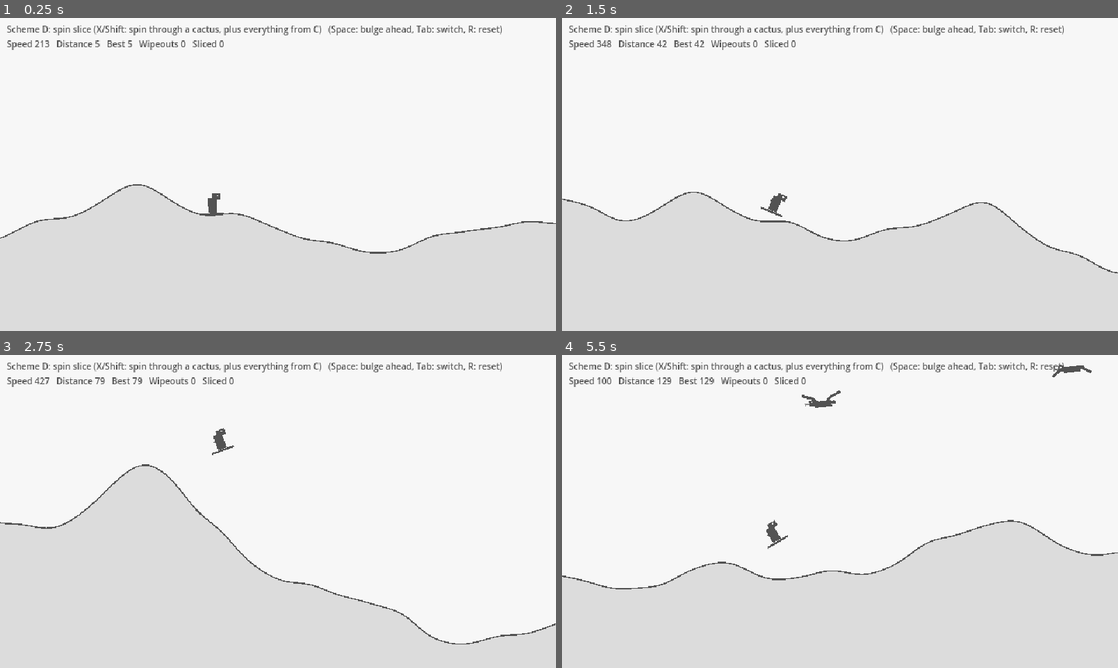
Above: before the commit, frames 1-4 (two rows, left to right).
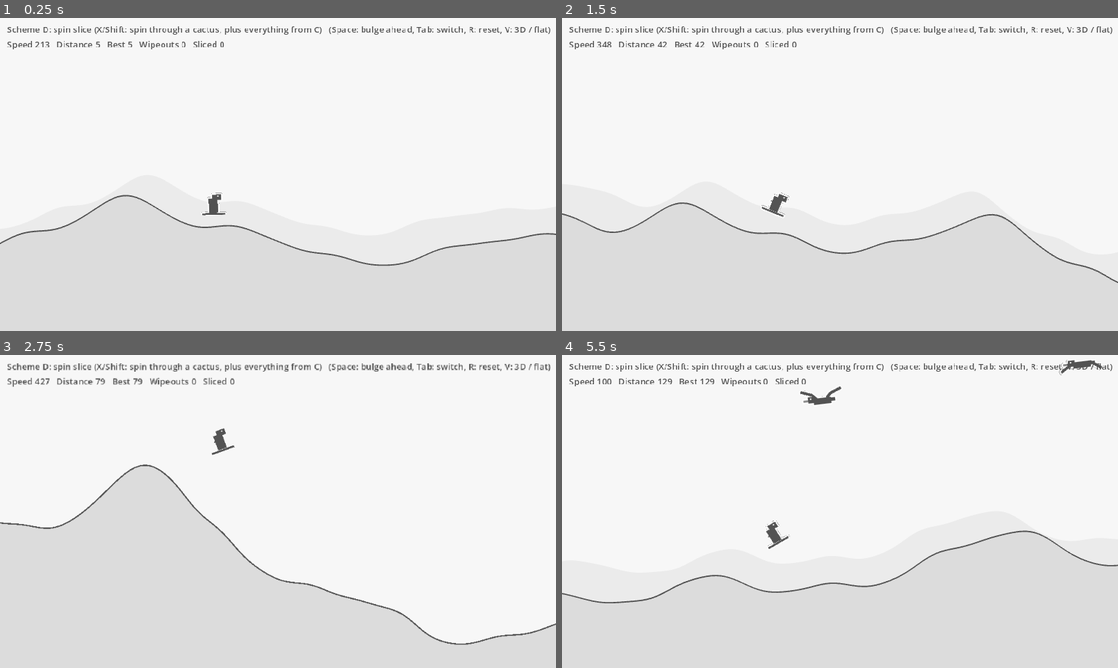
Above: after the commit, the same moments.

Repository: weitingyen168/dino-surf
Game: Godot game, scene res://scenes/main.tscn
Two runs of this game, one before a commit and one after it. Both use one fixed random seed, a clock stepped at 60 frames per second and the inputs below.
Inputs (mouse positions are in pixels of both pictures, inside the frame that each line leads up to):
- Up to frame 1 (0.25 s): no input
- Up to frame 2 (1.5 s): tap Enter at 0.5 s; move the mouse to (962, 158) at 0.52 s; hold D 0.53-1.25 s; hold Space (bulge) 0.53-1.25 s; click (962, 158) at 0.67 s; tap X (spin) at 0.8 s; drag from (728, 190) to (812, 237) at 1.27 s
- Up to frame 3 (2.75 s): move the mouse to (333, 442) at 2.02 s; hold D from 2.03 s (still down); hold Up (surf) from 2.03 s (still down); tap V at 2.3 s
- Up to frame 4 (5.5 s): release D at 2.75 s; release Up (surf) at 2.75 s; drag from (812, 574) to (673, 464) at 2.77 s; move the mouse to (1006, 558) at 3.52 s; hold A 3.53-4.25 s; hold Space (bulge) 3.53-4.25 s; tap X (spin) at 3.8 s; drag from (673, 464) to (756, 433) at 4.27 s; move the mouse to (867, 511) at 5.02 s; hold Left (tilt_back) from 5.03 s (still down); hold Up (surf) from 5.03 s (still down); click (867, 511) at 5.17 s; tap V at 5.3 s

The runs differ from the first frame. In frame 1, 2.3% of the frame differs, in the area x 0-100%, y 2-80%; in frame 2, 2.4%; in frame 3, 1.9%; in frame 4, 2.7%, in the area x 0-100%, y 1-80%.

Commit message:
Add 3D pop-up view and plant the cacti
View3D redraws the 2D game as a pop-up book: each layer (Background,
Hazards, Dino) renders to its own texture on a paper card at its own
depth, and the water's surface is extruded into a slab. Game logic is
unchanged; far cards are scaled so they line up with the 2D game at
rest. V toggles the flat view.

Cacti now stand still, planted at the calm waterline while the swell
moves around them; the flight planner checks against their fixed top.

Render at window resolution (canvas_items stretch) with 3D MSAA and
pixel-art sampling on the cards, so the 3D view doesn't crawl.

Co-Authored-By: Claude Opus 5.5 <noreply@anthropic.com>

Diff:
--- a/project.godot
+++ b/project.godot
@@ -20,9 +20,11 @@
 window/size/viewport_height=360
 window/size/window_width_override=1280
 window/size/window_height_override=720
-window/stretch/mode="viewport"
+window/stretch/mode="canvas_items"
 
 [rendering]
+
+anti_aliasing/quality/msaa_3d=1
 
 textures/canvas_textures/default_texture_filter=0
 renderer/rendering_method="gl_compatibility"
--- a/scenes/main.tscn
+++ b/scenes/main.tscn
@@ -9,6 +9,7 @@
 [ext_resource type="Script" path="res://scripts/gull_spawner.gd" id="7_gulls"]
 [ext_resource type="Script" path="res://scripts/game_camera.gd" id="8_camera"]
 [ext_resource type="Script" path="res://scripts/hud.gd" id="9_hud"]
+[ext_resource type="Script" path="res://scripts/view_3d.gd" id="10_view3d"]
 
 [node name="Main" type="Node2D" unique_id=1906895110]
 script = ExtResource("1_main")
@@ -36,6 +37,8 @@
 dino = NodePath("../Dino")
 container = NodePath("../Hazards")
 
+[node name="Background" type="Node2D" parent="."]
+
 [node name="Water" parent="." unique_id=640107233 instance=ExtResource("2_water")]
 
 [node name="Hazards" type="Node2D" parent="."]
@@ -50,6 +53,14 @@
 script = ExtResource("8_camera")
 dino = NodePath("../Dino")
 controls = NodePath("../Controls")
+
+[node name="View3D" type="Node3D" parent="." node_paths=PackedStringArray("game_camera", "water", "background", "hazards", "dino")]
+script = ExtResource("10_view3d")
+game_camera = NodePath("../Camera2D")
+water = NodePath("../Water")
+background = NodePath("../Background")
+hazards = NodePath("../Hazards")
+dino = NodePath("../Dino")
 
 [node name="HUD" type="CanvasLayer" parent="." unique_id=1036609310]
 script = ExtResource("9_hud")
--- a/scripts/flight_planner.gd
+++ b/scripts/flight_planner.gd
@@ -2,13 +2,13 @@
 ## Answers "where can debris go so the player can still fly over it?" for ObstacleSpawner.
 ## Plays the dino forward on the swell alone (the spring ripples are small) with a full forward tilt from
 ## right now: same physics as Dino._float, same tilt spring as Controls. The swells travel, so it steps time
-## too; debris stays put in world space but bobs with the swell under it.
+## too; debris stays put in world space and is planted, so its top doesn't move.
 
 
 ## World positions (screen x + scroll) from screen x `from_x` to `from_x + reach` where debris `width` wide,
-## standing `height` px above the water, would be cleared by the first flight a full forward tilt produces.
+## with its top at screen y `top_y`, would be cleared by the first flight a full forward tilt produces.
 static func clearable_spots(d: Dino, water: Water, controls: Controls, from_x: float, reach: float,
-		width: float, height: float) -> Array[float]:
+		width: float, top_y: float) -> Array[float]:
 	var dt := 1.0 / Engine.physics_ticks_per_second
 	var target := deg_to_rad(controls.max_tilt_deg)
 	var s := water.scroll()
@@ -69,7 +69,7 @@
 		var clear := _covered(flights, x - width / 2.0 - 14.0, x + width / 2.0 + 12.0)
 		for p in flights:
 			if clear and p.x + 12.0 > x - width / 2.0 and p.x - 14.0 < x + width / 2.0:
-				clear = p.y <= water.swell_y(x, p.z) - height
+				clear = p.y <= top_y
 		if clear:
 			spots.append(x)
 		x += 4.0
--- a/scripts/hud.gd
+++ b/scripts/hud.gd
@@ -7,7 +7,7 @@
 
 
 func show_stats(scheme_name: String, speed: float, distance: float, best: float, wipeouts: int, sliced: int) -> void:
-	_stats.text = "Scheme %s   (Space: bulge ahead, Tab: switch, R: reset)\nSpeed %d   Distance %d   Best %d   Wipeouts %d   Sliced %d" % [
+	_stats.text = "Scheme %s   (Space: bulge ahead, Tab: switch, R: reset, V: 3D / flat)\nSpeed %d   Distance %d   Best %d   Wipeouts %d   Sliced %d" % [
 		scheme_name, speed, distance, best, wipeouts, sliced]
 
 
--- a/scripts/main.gd
+++ b/scripts/main.gd
@@ -3,12 +3,14 @@
 ## Everything else is its own node; tree order is tick order, so the input and spawning run before the water moves:
 ##   Controls         player input -> world tilt, water pushes, leap, spin (the control schemes live here)
 ##   Tsunami          the always-on hump behind the dino
-##   ObstacleSpawner  floats in cacti the player can clear, reports slices and hits
+##   ObstacleSpawner  plants cacti the player can clear, reports slices and hits
 ##   GullSpawner      sends in seagulls, reports knocks and hits
+##   Background       pixel art behind everything (the furthest card in 3D)
 ##   Water            the ocean surface
 ##   Hazards          holds the spawned cacti and gulls, drawn behind the dino
 ##   Dino             the surfer
 ##   Camera2D         follow, lean and shake
+##   View3D           redraws all of the above as a 3D pop-up book (V: flat 2D view)
 ##   HUD              stats and the WIPEOUT screen
 
 @export var retry_delay: float = 0.8  # seconds after a wipeout before a press restarts, so a held button doesn't skip the screen
--- a/scripts/obstacle.gd
+++ b/scripts/obstacle.gd
@@ -1,14 +1,15 @@
 class_name Obstacle
 extends Node2D
-## Placeholder floating cactus, Chrome Dino style: a tall saguaro with arms, or a short stubby one.
-## Part sunk, bobbing and leaning with the swell as it drifts left.
-## The node's origin is the waterline at its centre; `size` is the trunk (arms are decoration, not hit).
+## Placeholder cactus, Chrome Dino style: a tall saguaro with arms, or a short stubby one.
+## Planted in the flooded desert floor: it stands still and upright while the swell rises and falls around it,
+## so a crest can bury its foot and a trough shows more of it. It only moves left as the ocean scrolls.
+## The node's origin is the calm waterline (Water.base_y) at its centre; `size` is the trunk (arms are decoration,
+## not hit). The trunk carries on down to the seabed, so riding low in a trough still runs into it.
 
 var water: Water
-var size := Vector2(12, 40)  # trunk width, full trunk height (above + below the waterline)
-var sunk := 0.15  # fraction of the height below the waterline
+var size := Vector2(12, 40)  # trunk width, trunk height measured from the calm waterline down by `sunk`
+var sunk := 0.15  # fraction of the height below the calm waterline
 var arms := 2  # 0, 1 or 2 arms
-var lean := 0.5  # how much of the swell's slope it leans with; tall cacti look wrong tipping all the way
 var sliced := false  # cut in half by a spin (scheme D): harmless from then on
 
 var _cut := 0.0  # local y of the cut
@@ -16,60 +17,56 @@
 var _top_vel := Vector2.ZERO
 var _top_rot := 0.0
 var _top_spin := 0.0
-var _sink := 0.0  # the stump slowly goes under
 
 
-## Cuts it in two at world height `at_y`: the top flies off spinning, the stump sinks.
+## Screen y of the trunk's top. Fixed, since the cactus doesn't bob.
+func top_y() -> float:
+	return position.y - size.y * (1.0 - sunk)
+
+
+## Cuts it in two at world height `at_y`: the top flies off spinning, the stump stays planted.
 func slice(at_y: float) -> void:
 	sliced = true
 	var top := -size.y * (1.0 - sunk)
-	_cut = clampf(at_y - position.y, top + 10.0, -4.0)
+	var waterline := water.surface_y(position.x) - position.y
+	_cut = clampf(at_y - position.y, top + 10.0, maxf(top + 10.0, waterline - 4.0))
 	_top_vel = Vector2(randf_range(40, 120), randf_range(-260, -180))
 	_top_spin = randf_range(5.0, 9.0)
 
 
-## The trunk above the waterline, in world space, following its lean. A little smaller than the drawing to be fair.
+## The trunk from its top down to the seabed, in world space. A little smaller than the drawing to be fair.
 func hit_rect() -> Rect2:
-	var above := size.y * (1.0 - sunk)
-	var xf := Transform2D(rotation, position)
-	var r := Rect2(xf * Vector2(-size.x / 2.0 + 1.0, -above + 1.0), Vector2.ZERO)
-	for c in [Vector2(size.x / 2.0 - 1.0, -above + 1.0), Vector2(-size.x / 2.0 + 1.0, 0), Vector2(size.x / 2.0 - 1.0, 0)]:
-		r = r.expand(xf * c)
-	return r
+	var top := top_y() + 1.0
+	return Rect2(position.x - size.x / 2.0 + 1.0, top, size.x - 2.0, water.bottom_y - top)
 
 
 func _physics_process(delta: float) -> void:
 	position.x -= water.speed * delta
-	position.y = water.surface_y(position.x)
-	rotation = lerp_angle(rotation, water.slope_angle(position.x) * lean, 5.0 * delta)
 	if sliced:
 		_top_vel.y += 600.0 * delta
 		_top_off += _top_vel * delta
 		_top_rot += _top_spin * delta
-		_sink += 40.0 * delta
-		position.y += _sink
 	if position.x < -220.0:
 		queue_free()
 
 
 func _process(_delta: float) -> void:
-	queue_redraw()  # the waterline cut follows the bob
+	queue_redraw()  # the waterline moves up and down the trunk
 
 
 func _draw() -> void:
 	var ink := Color("535353")
 	var wet := Color("b4b4b4")  # the sunk part, seen through the water
 	var top := -size.y * (1.0 - sunk)
-	var sub := size.y * sunk
-	draw_rect(Rect2(-size.x / 2.0, 0, size.x, sub), wet)
-	if not sliced:
-		_draw_piece(top, 0.0, ink)
-		return
-	_draw_piece(_cut, 0.0, ink)  # stump
-	# Top half, flying off and spinning about the cut.
-	draw_set_transform(Vector2(0, _cut) + _top_off, _top_rot)
-	_draw_piece(top - _cut, 0.0, ink, _cut)
-	draw_set_transform(Vector2.ZERO)
+	var deep := water.bottom_y - position.y
+	var waterline := minf(water.surface_y(position.x) - position.y, deep)
+	_draw_piece(_cut if sliced else top, deep, ink)  # whole cactus, or the stump
+	draw_rect(Rect2(-size.x / 2.0, waterline, size.x, deep - waterline), wet)
+	if sliced:
+		# Top half, flying off and spinning about the cut.
+		draw_set_transform(Vector2(0, _cut) + _top_off, _top_rot)
+		_draw_piece(top - _cut, 0.0, ink, _cut)
+		draw_set_transform(Vector2.ZERO)
 
 
 ## Draws the trunk from local y `from` (up) down to `to`, plus the arms attached in that stretch.
--- a/scripts/obstacle_spawner.gd
+++ b/scripts/obstacle_spawner.gd
@@ -1,6 +1,6 @@
 class_name ObstacleSpawner
 extends Node
-## Floats cacti in from the right edge, only where the player can actually clear them (see FlightPlanner),
+## Plants cacti in from the right edge, only where the player can actually clear them (see FlightPlanner),
 ## and checks the dino against them: a spin slices one (`cactus_sliced`), a body hit ends the run (`dino_hit`).
 ## Spawned cacti go into `container`, which sits before the Dino in the tree so they draw behind it.
 
@@ -49,7 +49,7 @@
 			cactus_sliced.emit()
 			continue
 		if body.intersects(o.hit_rect()):
-			dino_hit.emit("Hit a floating cactus")
+			dino_hit.emit("Hit a cactus")
 			return
 
 
@@ -57,7 +57,7 @@
 func _spawn() -> bool:
 	var o := Obstacle.new()
 	o.water = water
-	# Floating cacti: tall saguaros with arms, or short stubby ones. A real leap or flight needed to clear them.
+	# Cacti: tall saguaros with arms, or short stubby ones. A real leap or flight needed to clear them.
 	if randf() < 0.6:
 		o.size = Vector2(randf_range(12, 16), randf_range(120, 150))
 		o.arms = 2 if randf() < 0.6 else 1
@@ -67,7 +67,7 @@
 	o.sunk = 0.15
 	# Sit it under a flight the player can actually make, so the answer is "hit that crest fast and fly over".
 	var spots := FlightPlanner.clearable_spots(dino, water, controls, spawn_x, plan_reach_px,
-		o.size.x, o.size.y * (1.0 - o.sunk) + clear_margin_px)
+		o.size.x, water.base_y - o.size.y * (1.0 - o.sunk) - clear_margin_px)
 	var x: float
 	if not spots.is_empty():
 		x = spots.pick_random() - water.scroll()
@@ -76,8 +76,7 @@
 	else:
 		o.free()
 		return false
-	o.rotation = water.slope_angle(x) * o.lean
-	o.position = Vector2(x, water.surface_y(x))
+	o.position = Vector2(x, water.base_y)  # planted at the calm waterline; the swell moves around it
 	container.add_child(o)
 	obstacles.append(o)
 	return true
--- /dev/null
+++ b/scripts/view_3d.gd
@@ -0,0 +1,234 @@
+class_name View3D
+extends Node3D
+## Shows the 2D game as a 3D pop-up book. The game still plays entirely in 2D; this only redraws it.
+## Each 2D layer (Background, Hazards, Dino) renders into its own texture (a SubViewport sharing the game's 2D world)
+## shown on a paper card standing at that layer's depth: the same art, cut out with a paper border and a little
+## thickness. The water is the surface line extruded along z into a slab the cards stand in.
+## Cards further back are scaled up so that, with the camera at rest, they line up with the 2D game exactly
+## (so the hit boxes still match what you see); as the camera follows, leans and shakes, the depth shows as parallax.
+## Anything drawn must live under one of the layer nodes, or it shows up on every card.
+## Pixel art added under Background ends up on the furthest card, behind the water. V switches to the flat 2D view.
+
+const S := 0.01  # 3D units per 2D px
+# Visibility layer bits. Every node starts on BASE, so a layer's whole subtree follows its root's bit.
+const BASE := 1
+const BACKGROUND_BIT := 1 << 1
+const HAZARDS_BIT := 1 << 2
+const DINO_BIT := 1 << 3
+const WATER_BIT := 1 << 4  # drawn in 3D as the slab, never on a card
+
+const CARD_SHADER := preload("res://shaders/paper_card.gdshader")
+
+@export var game_camera: GameCamera
+@export var water: Water
+@export var background: Node2D
+@export var hazards: Node2D
+@export var dino: Dino
+
+@export_group("Depth (px, + = toward the camera)")
+@export var background_z: float = -900.0
+@export var hazards_z: float = -10.0
+@export var dino_z: float = 10.0
+@export var water_front_z: float = 70.0
+@export var water_back_z: float = -70.0
+
+@export_group("Camera")
+@export var fov_deg: float = 30.0  # narrower = flatter, wider = more depth
+@export var pitch_deg: float = 12.0  # looks down a little, so the top of the water shows
+
+@export_group("Paper")
+@export var paper_color: Color = Color.WHITE
+@export var edge_color: Color = Color("a8a8a8")
+@export var border_px: float = 2.0  # paper left around the art
+@export var thickness_px: int = 3  # edge slices behind each card, 1 px apart
+@export var card_size: Vector2i = Vector2i(1024, 768)  # texture px per card: the view plus room for lean, shake and pitch
+
+@export_group("Water")
+@export var water_top_color: Color = Color("ebebeb")
+@export var water_front_color: Color = Color("dcdcdc")
+@export var water_line_color: Color = Color("535353")
+@export var water_line_px: float = 2.0
+
+
+class Card:
+	var node: CanvasItem
+	var z: float  # px
+	var scale: float  # how much bigger than 1:1, so it lines up at rest despite being further away
+	var viewport: SubViewport
+	var root: Node3D
+
+
+var on := true
+var _camera: Camera3D
+var _rest_distance := 0.0  # px from the camera to the z = 0 plane
+var _rest_center := Vector2.ZERO  # the 2D view centre with the camera at rest; far cards scale about it
+var _cards: Array[Card] = []
+var _water_mesh := ArrayMesh.new()
+var _water_material := StandardMaterial3D.new()
+
+
+func _ready() -> void:
+	var view_h := get_viewport().get_visible_rect().size.y / game_camera.zoom.y
+	_rest_distance = view_h / 2.0 / tan(deg_to_rad(fov_deg) / 2.0)
+	_rest_center = Vector2(game_camera.position.x, game_camera.rest_y)
+
+	(get_parent() as CanvasItem).visibility_layer = BACKGROUND_BIT | HAZARDS_BIT | DINO_BIT | WATER_BIT
+	water.visibility_layer = WATER_BIT
+	_add_card(background, BACKGROUND_BIT, background_z)
+	_add_card(hazards, HAZARDS_BIT, hazards_z)
+	_add_card(dino, DINO_BIT, dino_z)
+
+	_water_material.shading_mode = BaseMaterial3D.SHADING_MODE_UNSHADED
+	_water_material.vertex_color_use_as_albedo = true
+	_water_material.vertex_color_is_srgb = true
+	_water_material.cull_mode = BaseMaterial3D.CULL_DISABLED
+	var slab := MeshInstance3D.new()
+	slab.mesh = _water_mesh
+	slab.physics_interpolation_mode = Node.PHYSICS_INTERPOLATION_MODE_OFF  # rebuilt every frame from the smoothed line
+	add_child(slab)
+
+	_camera = Camera3D.new()
+	_camera.fov = fov_deg
+	_camera.near = 1.0
+	_camera.far = (_rest_distance - background_z) * S * 2.0
+	add_child(_camera)
+	_place_camera()
+	_camera.reset_physics_interpolation()
+	_set_on(true)
+
+
+func _unhandled_input(event: InputEvent) -> void:
+	if event is InputEventKey and event.pressed and not event.echo and event.physical_keycode == KEY_V:
+		_set_on(not on)
+
+
+## 3D view, or the plain 2D game. The 2D world is hidden from the main screen while the 3D view shows it.
+func _set_on(value: bool) -> void:
+	on = value
+	var vp := get_viewport()
+	vp.disable_3d = not on
+	vp.canvas_cull_mask = BASE if on else 0xFFFFFFFF  # BASE alone still shows the HUD
+	_camera.current = on
+
+
+func _add_card(node: CanvasItem, bit: int, z: float) -> void:
+	node.visibility_layer = bit
+	var card := Card.new()
+	card.node = node
+	card.z = z
+	card.scale = (_rest_distance - z) / _rest_distance
+
+	var vp := SubViewport.new()
+	vp.size = card_size
+	vp.transparent_bg = true
+	vp.disable_3d = true
+	vp.world_2d = get_viewport().world_2d  # draws the game's own 2D world, filtered to this layer
+	vp.canvas_cull_mask = BASE | bit
+	vp.canvas_item_default_texture_filter = Viewport.DEFAULT_CANVAS_ITEM_TEXTURE_FILTER_NEAREST
+	add_child(vp)
+	card.viewport = vp
+
+	var root := Node3D.new()
+	root.physics_interpolation_mode = Node.PHYSICS_INTERPOLATION_MODE_OFF  # placed every frame from the smoothed camera
+	add_child(root)
+	card.root = root
+	var quad := QuadMesh.new()
+	quad.size = Vector2(card_size) * card.scale * S
+	for i in thickness_px + 1:
+		var mat := ShaderMaterial.new()
+		mat.shader = CARD_SHADER
+		mat.set_shader_parameter("art", vp.get_texture())
+		mat.set_shader_parameter("paper", paper_color)
+		mat.set_shader_parameter("edge", edge_color)
+		mat.set_shader_parameter("border_px", border_px)
+		mat.set_shader_parameter("is_edge", i > 0)
+		var slice := MeshInstance3D.new()
+		slice.mesh = quad
+		slice.material_override = mat
+		slice.position.z = -i * S  # the face first, then the edge slices 1 px apart behind it
+		root.add_child(slice)
+	_cards.append(card)
+
+
+func _physics_process(_delta: float) -> void:
+	_place_camera()  # after the Camera2D has moved this tick (it's earlier in the tree); interpolated between ticks
+
+
+## Puts the 3D camera where the 2D one is looking, at the rest distance, leaning and shaking with it.
+func _place_camera() -> void:
+	var look := game_camera.position + game_camera.offset
+	var facing := Basis.from_euler(Vector3(-deg_to_rad(pitch_deg), 0.0, -game_camera.rotation))
+	_camera.transform = Transform3D(facing, _to_3d(look, 0.0) + facing.z * _rest_distance * S)
+
+
+func _process(_delta: float) -> void:
+	if not on:
+		return
+	var cam := _camera.get_global_transform_interpolated()
+	for card in _cards:
+		_place_card(card, cam)
+	_build_water()
+
+
+## Points the card's texture at the part of the 2D world the camera can see at the card's depth, and moves the
+## card there. Snapped to whole px so the art doesn't shimmer.
+func _place_card(card: Card, cam: Transform3D) -> void:
+	var used := card.node != background or background.get_child_count() > 0  # no background art yet: skip its card
+	card.root.visible = used
+	card.viewport.render_target_update_mode = SubViewport.UPDATE_ALWAYS if used else SubViewport.UPDATE_DISABLED
+	if not used:
+		return
+	var forward := -cam.basis.z
+	var hit := cam.origin + forward * ((card.z * S - cam.origin.z) / forward.z)
+	var seen := _to_2d(hit)  # in the 3D scene, where the camera's centre ray meets the card
+	var center := _rest_center + (seen - _rest_center) / card.scale  # the same spot in the card's 2D art
+	var origin := (center - Vector2(card_size) / 2.0).round()
+	card.viewport.canvas_transform = Transform2D(0.0, -origin)
+	var art_center := origin + Vector2(card_size) / 2.0
+	card.root.position = _to_3d(_rest_center + (art_center - _rest_center) * card.scale, card.z)
+
+
+## The surface line extruded from water_back_z to water_front_z: a top face, and a front face down to the bottom
+## with the ink line along its top edge.
+func _build_water() -> void:
+	var pts := water.surface_points()
+	if pts.size() < 2:
+		return
+	var verts := PackedVector3Array()
+	var colors := PackedColorArray()
+	for i in pts.size() - 1:
+		var a := pts[i]
+		var b := pts[i + 1]
+		var bottom := maxf(water.bottom_y, maxf(a.y, b.y) + 20.0)
+		_quad(verts, colors, water_top_color,
+			_to_3d(a, water_back_z), _to_3d(b, water_back_z), _to_3d(b, water_front_z), _to_3d(a, water_front_z))
+		_quad(verts, colors, water_front_color,
+			_to_3d(a, water_front_z), _to_3d(b, water_front_z),
+			_to_3d(Vector2(b.x, bottom), water_front_z), _to_3d(Vector2(a.x, bottom), water_front_z))
+		var line := Vector2(0.0, water_line_px)
+		var z := water_front_z + 0.5  # just in front of the face
+		_quad(verts, colors, water_line_color,
+			_to_3d(a - line / 2.0, z), _to_3d(b - line / 2.0, z), _to_3d(b + line / 2.0, z), _to_3d(a + line / 2.0, z))
+	var arrays := []
+	arrays.resize(Mesh.ARRAY_MAX)
+	arrays[Mesh.ARRAY_VERTEX] = verts
+	arrays[Mesh.ARRAY_COLOR] = colors
+	_water_mesh.clear_surfaces()
+	_water_mesh.add_surface_from_arrays(Mesh.PRIMITIVE_TRIANGLES, arrays)
+	_water_mesh.surface_set_material(0, _water_material)
+
+
+static func _quad(verts: PackedVector3Array, colors: PackedColorArray, color: Color,
+		a: Vector3, b: Vector3, c: Vector3, d: Vector3) -> void:
+	for v in [a, b, c, a, c, d]:
+		verts.append(v)
+		colors.append(color)
+
+
+## 2D px (y down) at depth z px -> 3D units (y up).
+static func _to_3d(p: Vector2, z: float) -> Vector3:
+	return Vector3(p.x * S, -p.y * S, z * S)
+
+
+static func _to_2d(p: Vector3) -> Vector2:
+	return Vector2(p.x / S, -p.y / S)
--- a/scripts/water.gd
+++ b/scripts/water.gd
@@ -199,6 +199,11 @@
 	return from
 
 
+## The surface as drawn this frame (smoothed between physics ticks), left to right in screen space. View3D extrudes it.
+func surface_points() -> PackedVector2Array:
+	return _line.points
+
+
 ## How far the ocean has scrolled, in px. Screen x + scroll = world position.
 func scroll() -> float:
 	return _scroll
--- /dev/null
+++ b/shaders/paper_card.gdshader
@@ -0,0 +1,40 @@
+shader_type spatial;
+// One paper card of the pop-up view (see View3D): a 2D layer's art, cut out with a paper border around it.
+// Edge slices behind the face use the same outline in a darker colour, so the card has a visible thickness.
+render_mode unshaded, cull_disabled;
+
+uniform sampler2D art : source_color, filter_linear, repeat_disable;
+uniform vec4 paper : source_color = vec4(1.0);
+uniform vec4 edge : source_color = vec4(0.66, 0.66, 0.66, 1.0);
+uniform float border_px = 2.0;  // paper left around the art, in art pixels
+uniform bool is_edge = false;  // a thickness slice: solid edge colour
+
+// Most art coverage in a ring `radius` art pixels around uv.
+float ring(vec2 uv, vec2 px, float radius) {
+	float a = 0.0;
+	for (int i = 0; i < 12; i++) {
+		float angle = float(i) * TAU / 12.0;
+		a = max(a, texture(art, uv + vec2(cos(angle), sin(angle)) * px * radius).a);
+	}
+	return a;
+}
+
+// Pixel-art sampling: crisp texels like nearest filtering, but each texel edge is blended over one screen pixel,
+// so art shown at a non-whole scale doesn't crawl as the camera moves.
+vec2 pixel_uv(vec2 uv, vec2 size) {
+	vec2 p = uv * size;
+	vec2 seam = floor(p + 0.5);
+	p = seam + clamp((p - seam) / max(fwidth(p), vec2(1e-5)), -0.5, 0.5);
+	return p / size;
+}
+
+void fragment() {
+	vec2 size = vec2(textureSize(art, 0));
+	vec2 px = 1.0 / size;
+	vec4 c = texture(art, pixel_uv(UV, size));
+	if (c.a < 0.5 && ring(UV, px, border_px) < 0.5 && ring(UV, px, border_px * 0.5) < 0.5) {
+		discard;
+	}
+	// The layer renders onto a transparent background, so its colours come out premultiplied: ink on paper.
+	ALBEDO = is_edge ? edge.rgb : paper.rgb * (1.0 - c.a) + c.rgb;
+}
Not shown, added: scripts/view_3d.gd.uid
Not shown, added: shaders/paper_card.gdshader.uid
Not shown, changed: README.md
